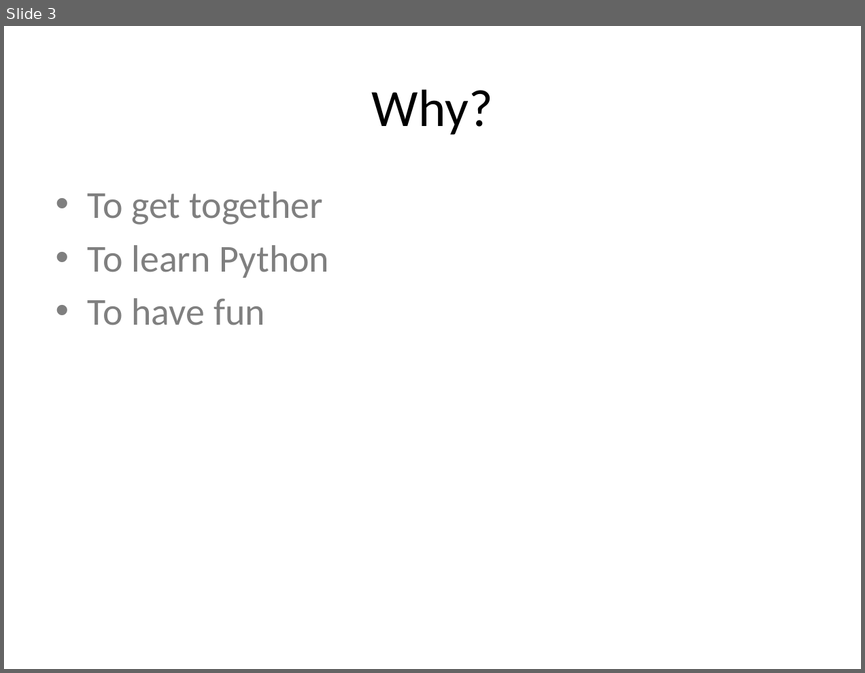
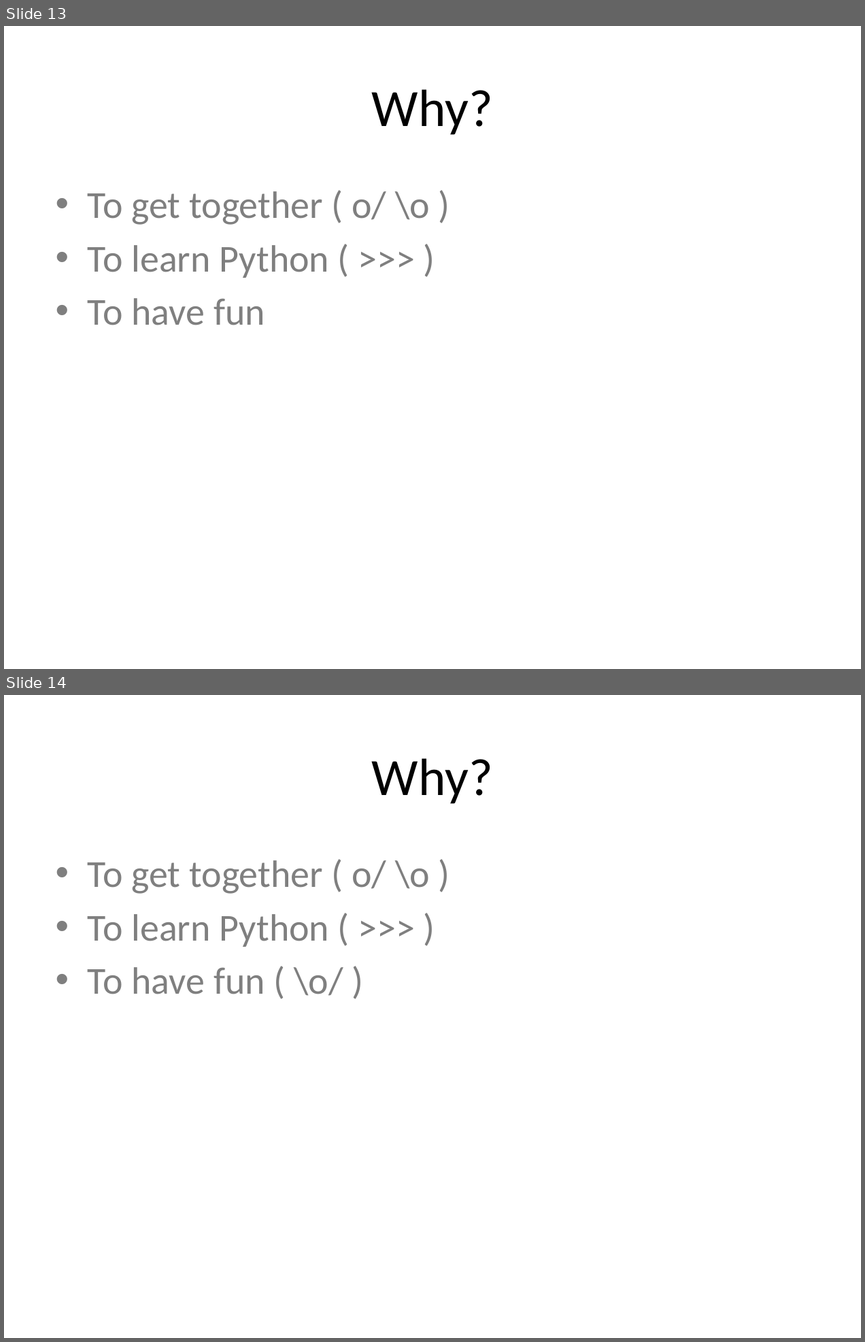
Before and after one commit to DCPython/generic-meetup-slides, a slide deck: DC Python Generic Meetup Slides.pptx. Shown one above the other, each under a label of ours: slide 3 before the commit, slides 13 and 14 after it. The pictures are 865x673 and 865x1342 pixels, drawn with LibreOffice and Linux fonts; fonts in the diff are those of the drawing. Boxes give left, top, right and bottom in pixels: in the first picture for what was removed or moved away, otherwise in the second. Text is boxed around its words. In the diff, an @@ line names an element or a change of style, - is before the commit and + after.

```diff
--- a/DC Python Generic Meetup Slides.pptx
+++ b/DC Python Generic Meetup Slides.pptx
@@ slide 14 added at <box>4,695,861,1338</box>, background #FFFFFF @@
@@ title added at <box>372,758,493,804</box>, 44 pt, text #000000 @@
+Why?
@@ text added at <box>88,860,430,996</box>, 32 pt, text #7F7F7F @@
+• To get together ( o/ \o )
+• To learn Python ( >>> )
+• To have fun ( \o/ )
@@ what was slide 3 is now slide 13 @@
@@ slide 13 changed as well @@
@@ text at <box>88,191,430,278</box>: text changed @@
-• To get together
-• To learn Python
+• To get together ( o/ \o )
+• To learn Python ( >>> )
```
Also in this commit, not shown: 2 other slides changed, 12 other slides added.
